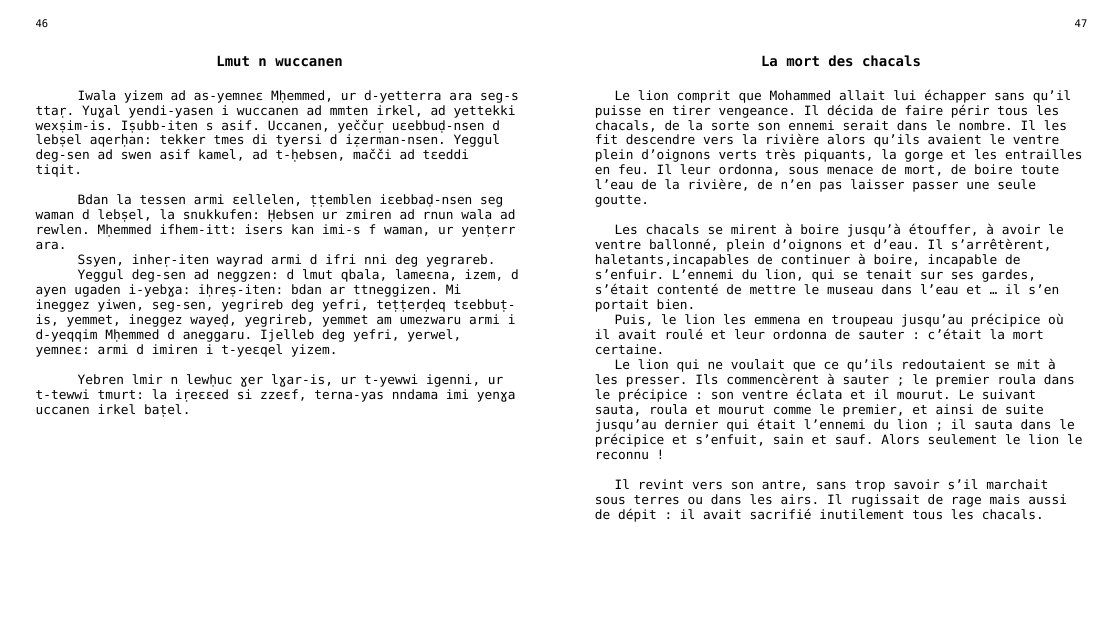
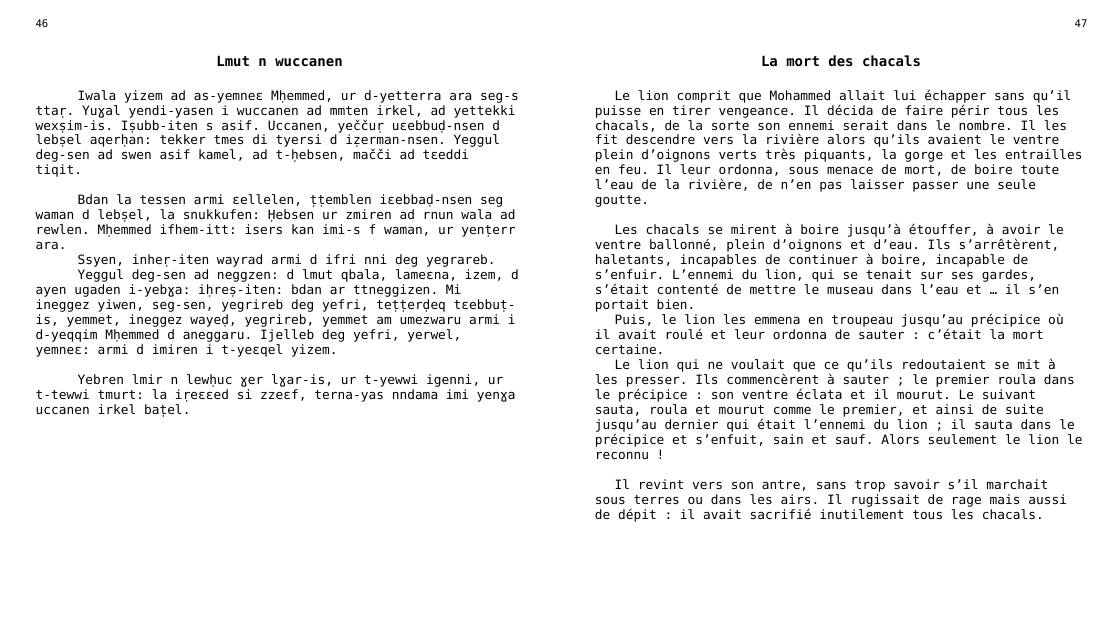
Before and after one commit to sferhah/tamacahut_n_wuccen, a slide deck: slide 17 of Uccen.ConsoleApp/uccen.pptx. Drawn at 1120x630 pixels with LibreOffice and Linux fonts; fonts in the diff are those of the drawing. Boxes give left, top, right and bottom in pixels: in the first picture for what was removed or moved away, otherwise in the second. Text is boxed around its words. In the diff, an @@ line names an element or a change of style, - is before the commit and + after.

```diff
--- a/Uccen.ConsoleApp/uccen.pptx
+++ b/Uccen.ConsoleApp/uccen.pptx
@@ table at bbox=[27, 13, 1096, 607] @@
-row 3, column 3: Le lion comprit que Mohammed allait lui échapper sans qu’il puisse en tirer vengeance. Il décida de faire périr tous les chacals, de la sorte son ennemi serait dans le nombre. Il les fit descendre vers la rivière alors qu’ils avaient le ventre plein d’oignons verts très piquants, la gorge et les entrailles en feu. Il leur ordonna, sous menace de mort, de boire toute l’eau de la rivière, de n’en pas laisser passer une seule goutte. / Les chacals se mirent à boire jusqu’à étouffer, à avoir le ventre ballonné, plein d’oignons et d’eau. Il s’arrêtèrent, haletants,incapables de continuer à boire, incapable de s’enfuir. L’ennemi du lion, qui se tenait sur ses gardes, s’était contenté de mettre le museau dans l’eau et … il s’en portait bien. / Puis, le lion les emmena en troupeau jusqu’au précipice où il avait roulé et leur ordonna de sauter : c’était la mort certaine. / Le lion qui ne voulait que ce qu’ils redoutaient se mit à les presser. Ils commencèrent à sauter ; le premier roula dans le précipice : son ventre éclata et il mourut. Le suivant sauta, roula et mourut comme le premier, et ainsi de suite jusqu’au dernier qui était l’ennemi du lion ; il sauta dans le précipice et s’enfuit, sain et sauf. Alors seulement le lion le reconnu ! / Il revint vers son antre, sans trop savoir s’il marchait sous terres ou dans les airs. Il rugissait de rage mais aussi de dépit : il avait sacrifié inutilement tous les chacals.
+row 3, column 3: Le lion comprit que Mohammed allait lui échapper sans qu’il puisse en tirer vengeance. Il décida de faire périr tous les chacals, de la sorte son ennemi serait dans le nombre. Il les fit descendre vers la rivière alors qu’ils avaient le ventre plein d’oignons verts très piquants, la gorge et les entrailles en feu. Il leur ordonna, sous menace de mort, de boire toute l’eau de la rivière, de n’en pas laisser passer une seule goutte. / Les chacals se mirent à boire jusqu’à étouffer, à avoir le ventre ballonné, plein d’oignons et d’eau. Ils s’arrêtèrent, haletants, incapables de continuer à boire, incapable de s’enfuir. L’ennemi du lion, qui se tenait sur ses gardes, s’était contenté de mettre le museau dans l’eau et … il s’en portait bien. / Puis, le lion les emmena en troupeau jusqu’au précipice où il avait roulé et leur ordonna de sauter : c’était la mort certaine. / Le lion qui ne voulait que ce qu’ils redoutaient se mit à les presser. Ils commencèrent à sauter ; le premier roula dans le précipice : son ventre éclata et il mourut. Le suivant sauta, roula et mourut comme le premier, et ainsi de suite jusqu’au dernier qui était l’ennemi du lion ; il sauta dans le précipice et s’enfuit, sain et sauf. Alors seulement le lion le reconnu ! / Il revint vers son antre, sans trop savoir s’il marchait sous terres ou dans les airs. Il rugissait de rage mais aussi de dépit : il avait sacrifié inutilement tous les chacals.
```
Also in this commit, not shown: 35 other slides changed, 1 other file.
